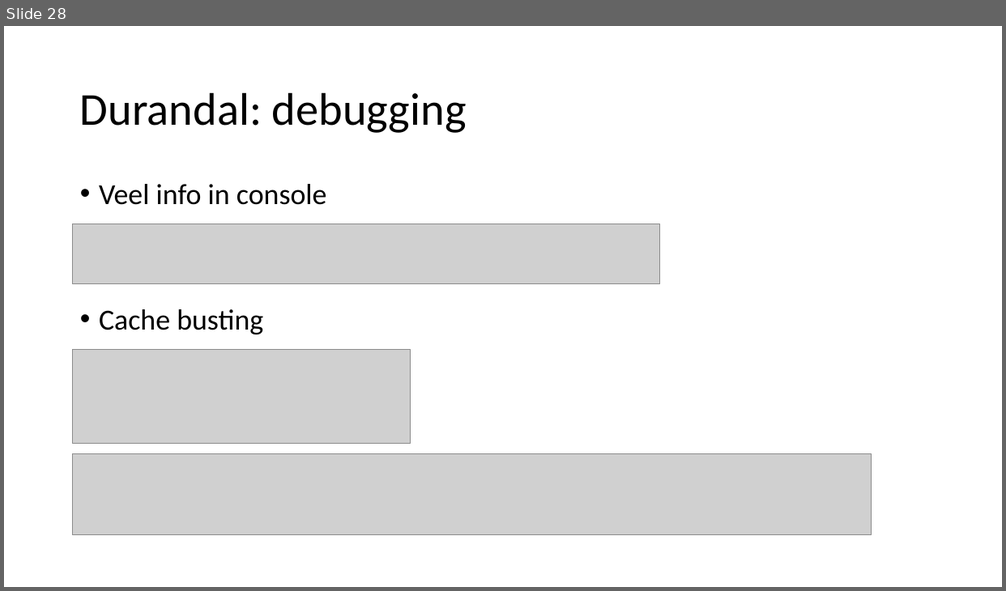
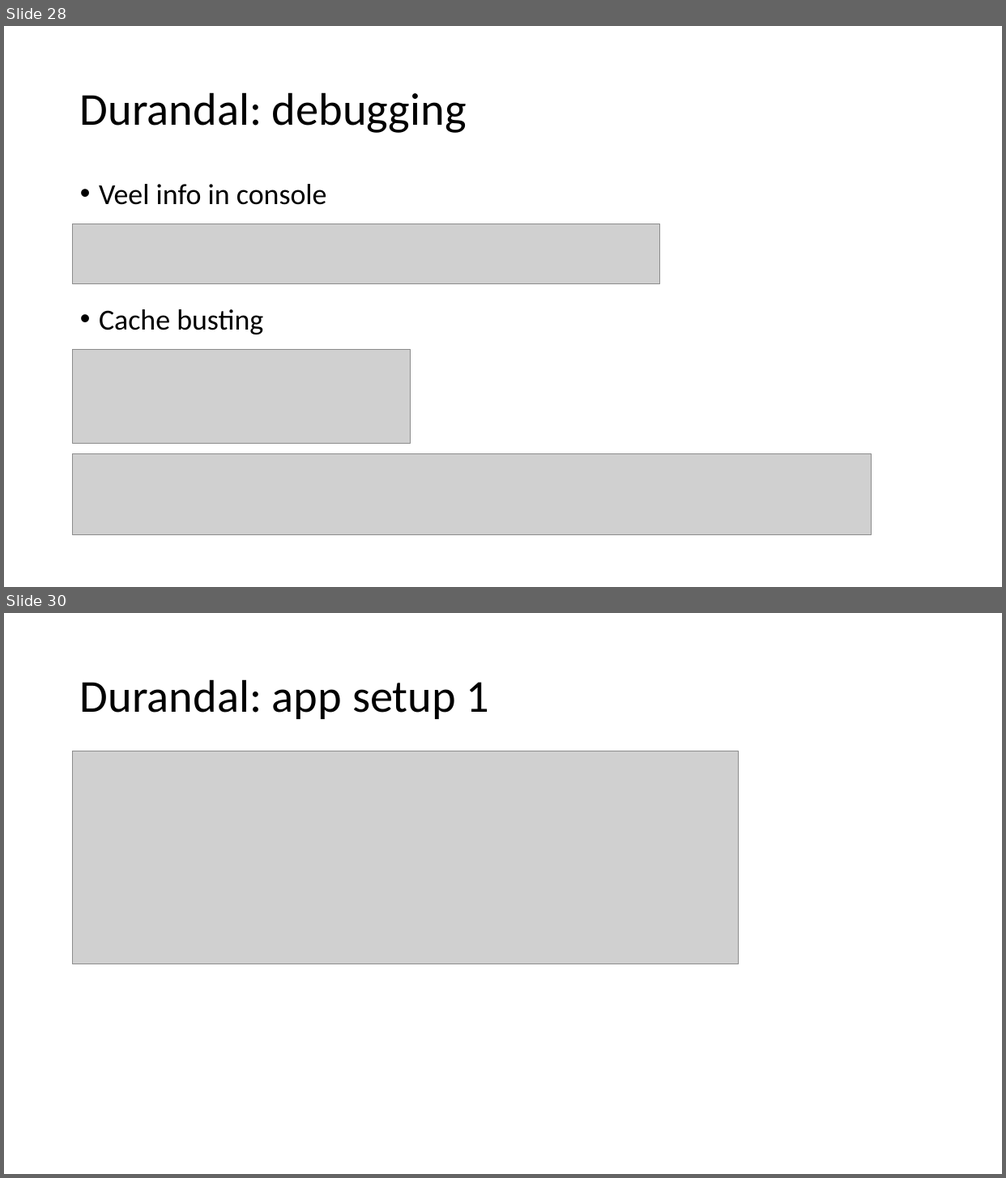
Before and after one commit to petermorlion/DurandalDemo, a slide deck: Durandal T4T.pptx. Shown one above the other, each under a label of ours: slide 28 before the commit, slides 28 and 30 after it; the slides between them are not shown. The pictures are 1006x591 and 1006x1178 pixels, drawn with LibreOffice and Linux fonts; fonts in the diff are those of the drawing; grey boxes stand for pictures. Boxes give left, top, right and bottom in pixels: in the first picture for what was removed or moved away, otherwise in the second. Text is boxed around its words. In the diff, an @@ line names an element or a change of style, - is before the commit and + after.

```diff
--- a/Durandal T4T.pptx
+++ b/Durandal T4T.pptx
@@ slide 30 added at (4, 613, 1002, 1174), background #FFFFFF @@
@@ title added at (80, 679, 490, 719), 44 pt, text #000000 @@
+Durandal: app setup 1
@@ picture added at (73, 752, 739, 964) @@
```
Also in this commit, not shown: 1 slide changed, 3 other slides added, 1 slide removed, 4 other files.
